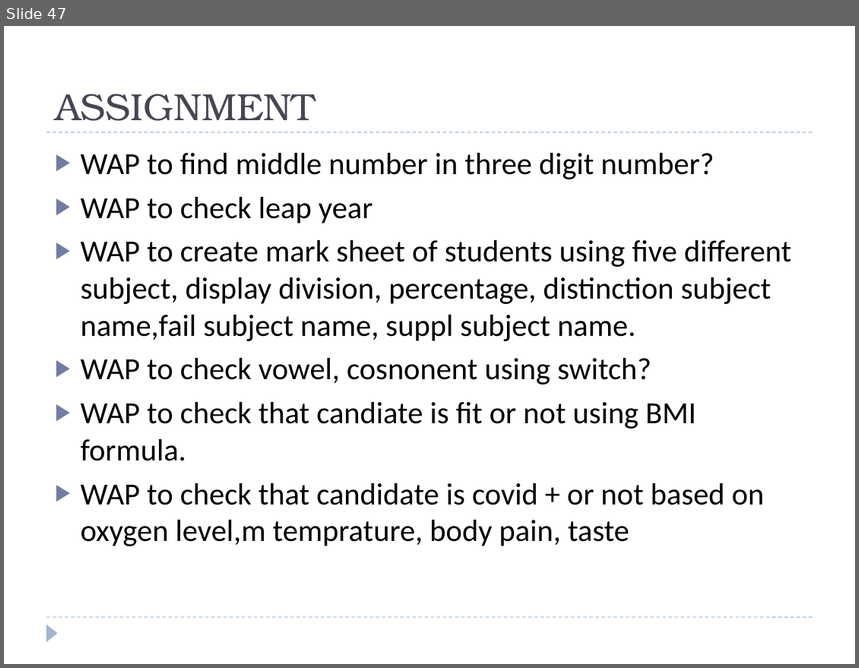
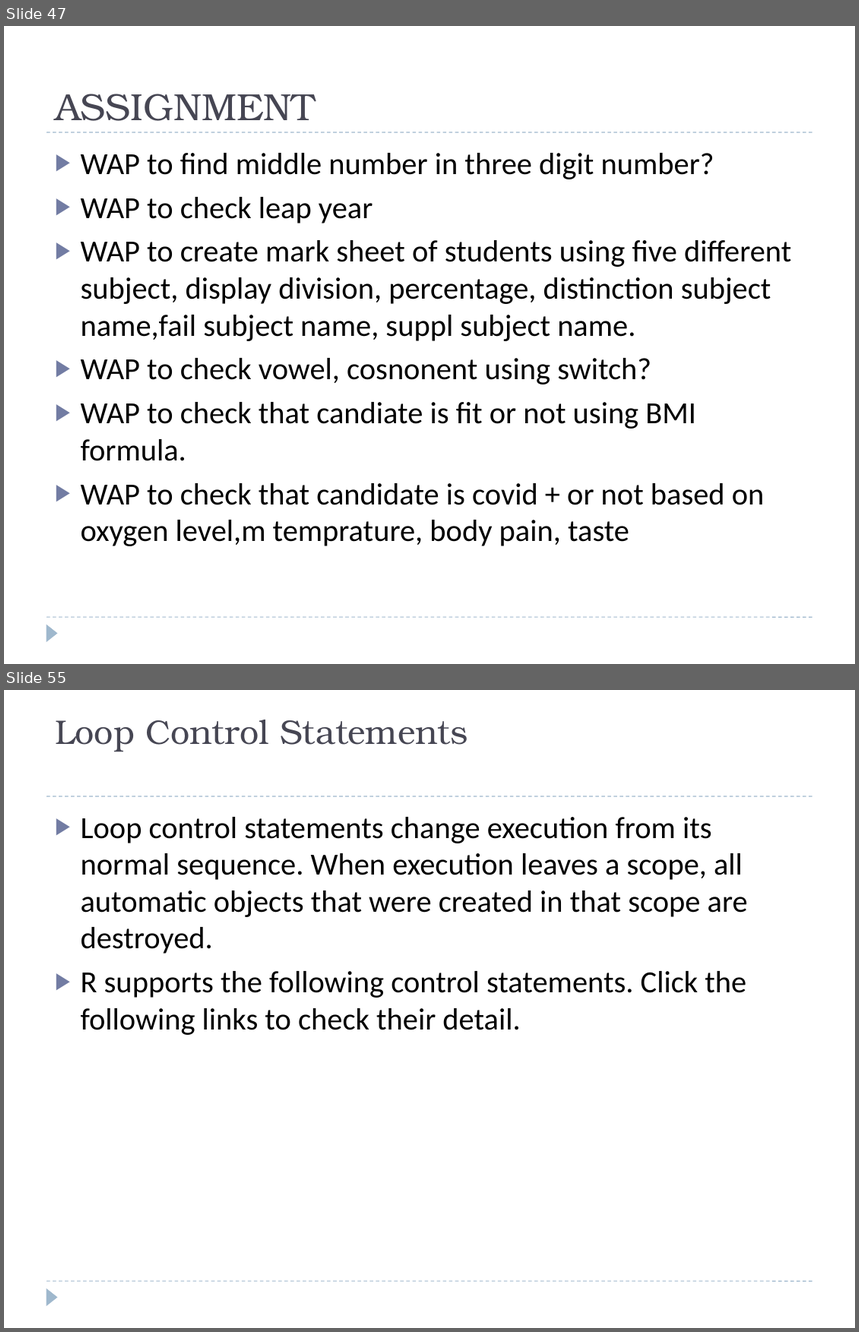
Before and after one commit to shivaconceptsolution/R, a slide deck: R Introduction.pptx. Shown one above the other, each under a label of ours: slide 47 before the commit, slides 47 and 55 after it; the slides between them are not shown. The pictures are 859x668 and 859x1332 pixels, drawn with LibreOffice and Linux fonts; fonts in the diff are those of the drawing. Boxes give left, top, right and bottom in pixels: in the first picture for what was removed or moved away, otherwise in the second. Text is boxed around its words. In the diff, an @@ line names an element or a change of style, - is before the commit and + after.

```diff
--- a/R Introduction.pptx
+++ b/R Introduction.pptx
@@ slide 55 added at (4,690,855,1328), background #FFFFFF; not listed: 3 template elements that a slide beside it also shows @@
@@ title added at (55,720,468,752), 28.8 pt, text #464653 @@
+Loop Control Statements
@@ text added at (81,817,748,1035), 26 pt, text #000000 @@
+▶ Loop control statements change execution from its normal sequence. When execution leaves a scope, all automatic objects that were created in that scope are destroyed.
+▶ R supports the following control statements. Click the following links to check their detail.
```
Also in this commit, not shown: 11 other slides added.
